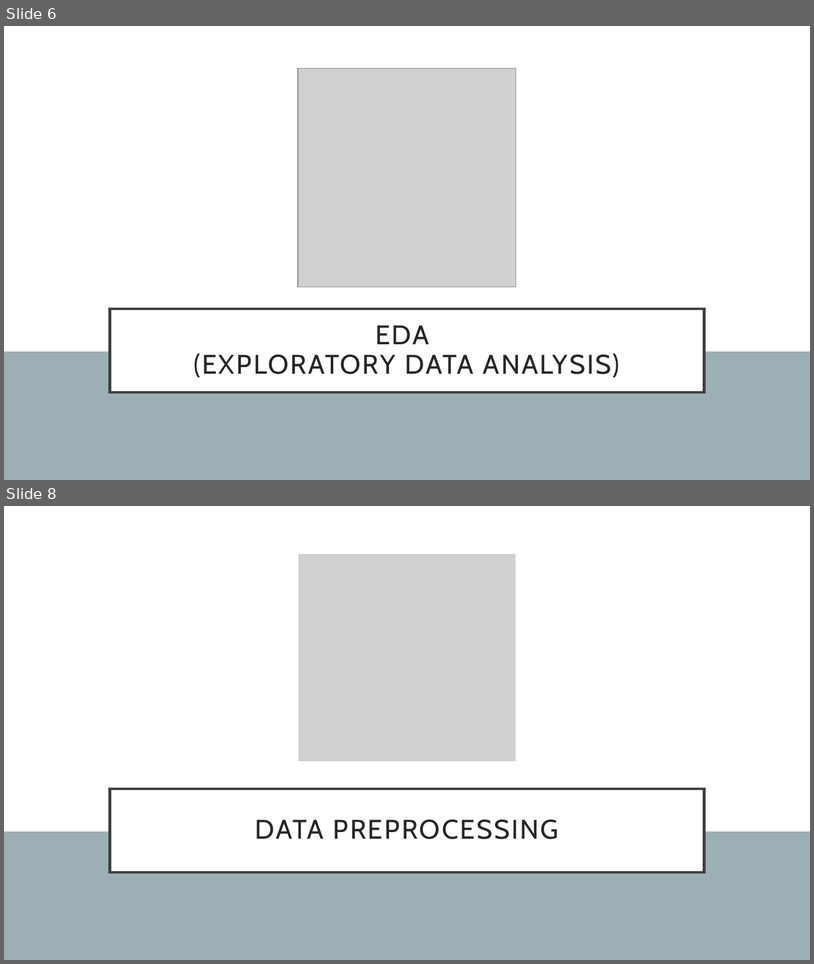
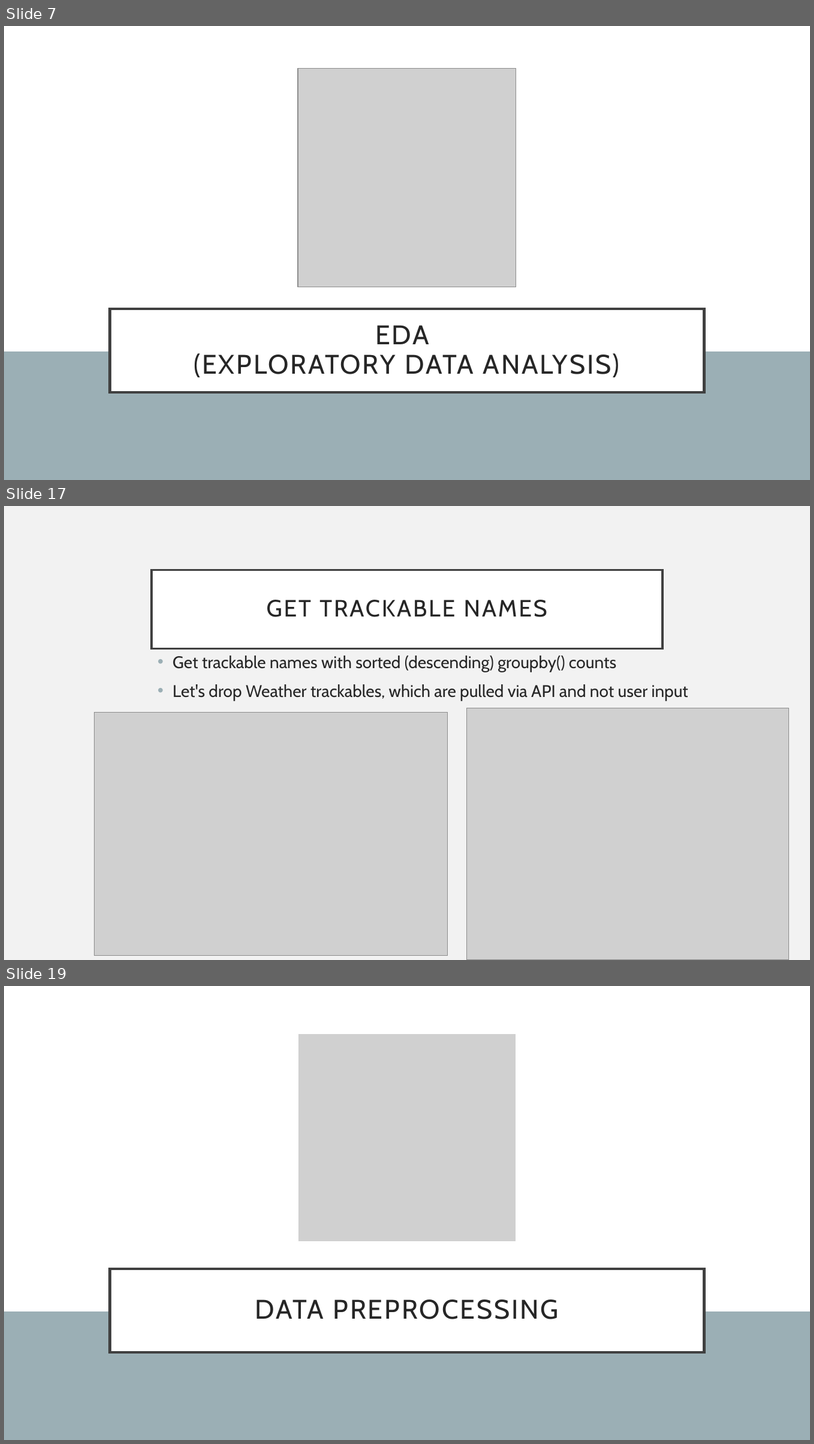
Before and after one commit to chelseanbr/aih-eda-modeling, a slide deck: aih-sl-tutorial.pptx. Shown one above the other, each under a label of ours: slides 6 and 8 before the commit, slides 7, 17 and 19 after it; the slides between them are not shown. The pictures are 814x964 and 814x1444 pixels, drawn with LibreOffice and Linux fonts; fonts in the diff are those of the drawing; grey boxes stand for pictures. Boxes give left, top, right and bottom in pixels: in the first picture for what was removed or moved away, otherwise in the second. Text is boxed around its words. In the diff, an @@ line names an element or a change of style, - is before the commit and + after.

```diff
--- a/aih-sl-tutorial.pptx
+++ b/aih-sl-tutorial.pptx
@@ slide 17 added at (x1=4, y1=506, x2=810, y2=960), background #F2F2F2 @@
@@ title added at (x1=152, y1=570, x2=663, y2=648), fill #FFFFFF, outline #404040 2.5 pt, 28 pt, text #262626 @@
+GET TRACKABLE NAMES
@@ text added at (x1=173, y1=655, x2=689, y2=700), 20 pt, text #262626 @@
+• Get trackable names with sorted (descending) groupby() counts
+• Let's drop Weather trackables, which are pulled via API and not user input
@@ picture added at (x1=95, y1=712, x2=448, y2=955) @@
@@ picture added at (x1=467, y1=708, x2=789, y2=960) @@
@@ what was slide 6 is now slide 7 @@
@@ what was slide 8 is now slide 19 @@
```
Also in this commit, not shown: 2 slides changed, 11 other slides added, 1 slide removed, 1 other file.
